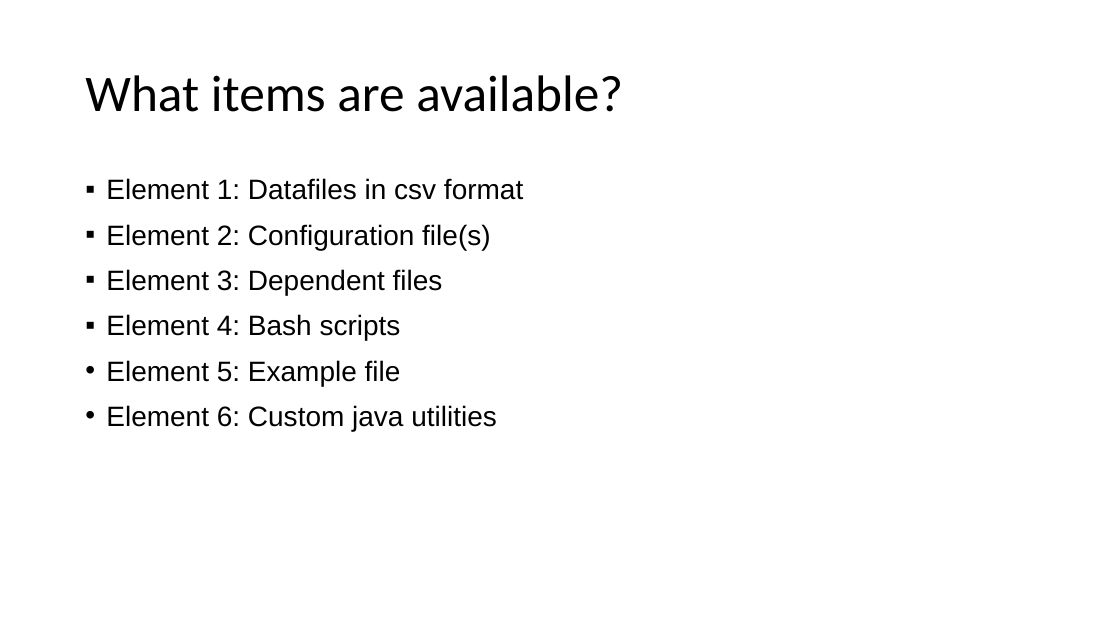
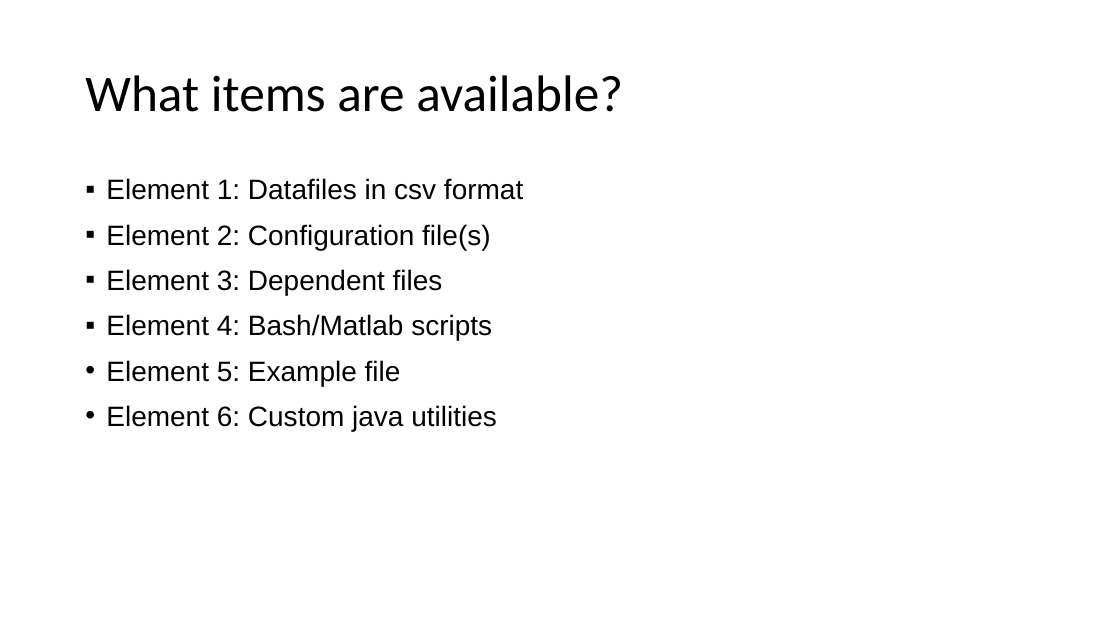
Before and after one commit to raghuramakrishnan71/predmodelswebpage, a slide deck: slide 3 of Performance Evaluation of MLT in Web Page Load Time Prediction - Datasets and Scripts.pptx. Drawn at 1120x630 pixels with LibreOffice and Linux fonts; fonts in the diff are those of the drawing. Boxes give left, top, right and bottom in pixels: in the first picture for what was removed or moved away, otherwise in the second. Text is boxed around its words. In the diff, an @@ line names an element or a change of style, - is before the commit and + after.

```diff
--- a/Performance Evaluation of MLT in Web Page Load Time Prediction - Datasets and Scripts.pptx
+++ b/Performance Evaluation of MLT in Web Page Load Time Prediction - Datasets and Scripts.pptx
@@ text at [106,314,492,340]: text changed @@
-▪ Element 4: Bash scripts
+▪ Element 4: Bash/Matlab scripts
```
Also in this commit, not shown: 4 other slides changed.
